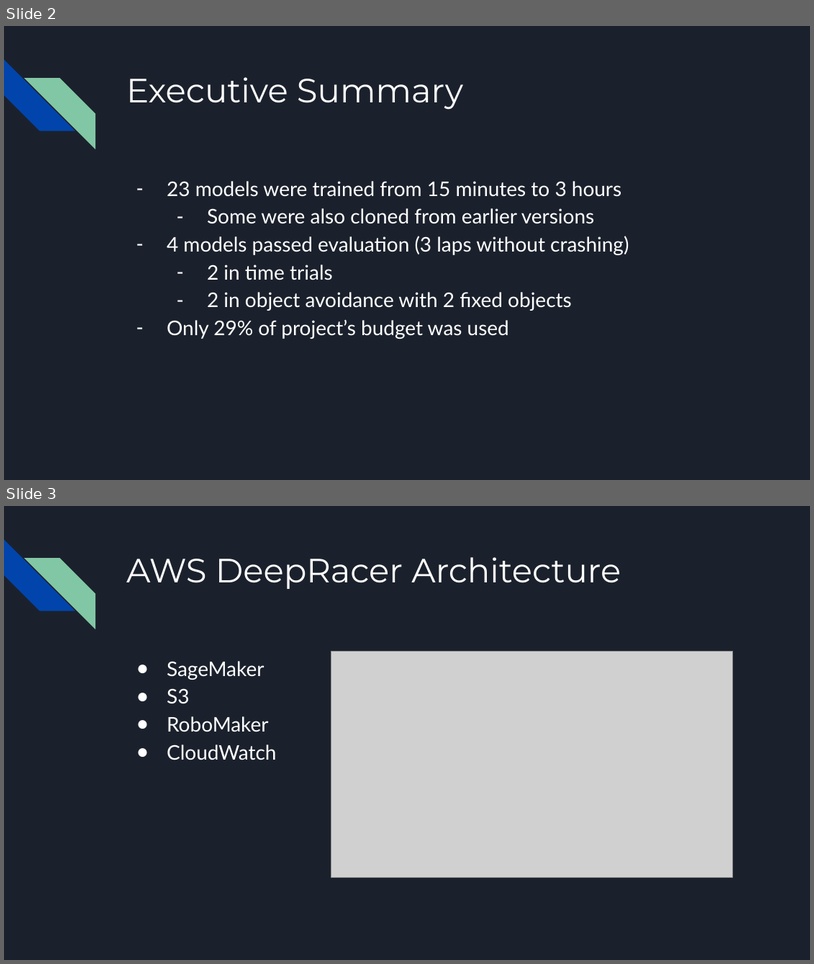
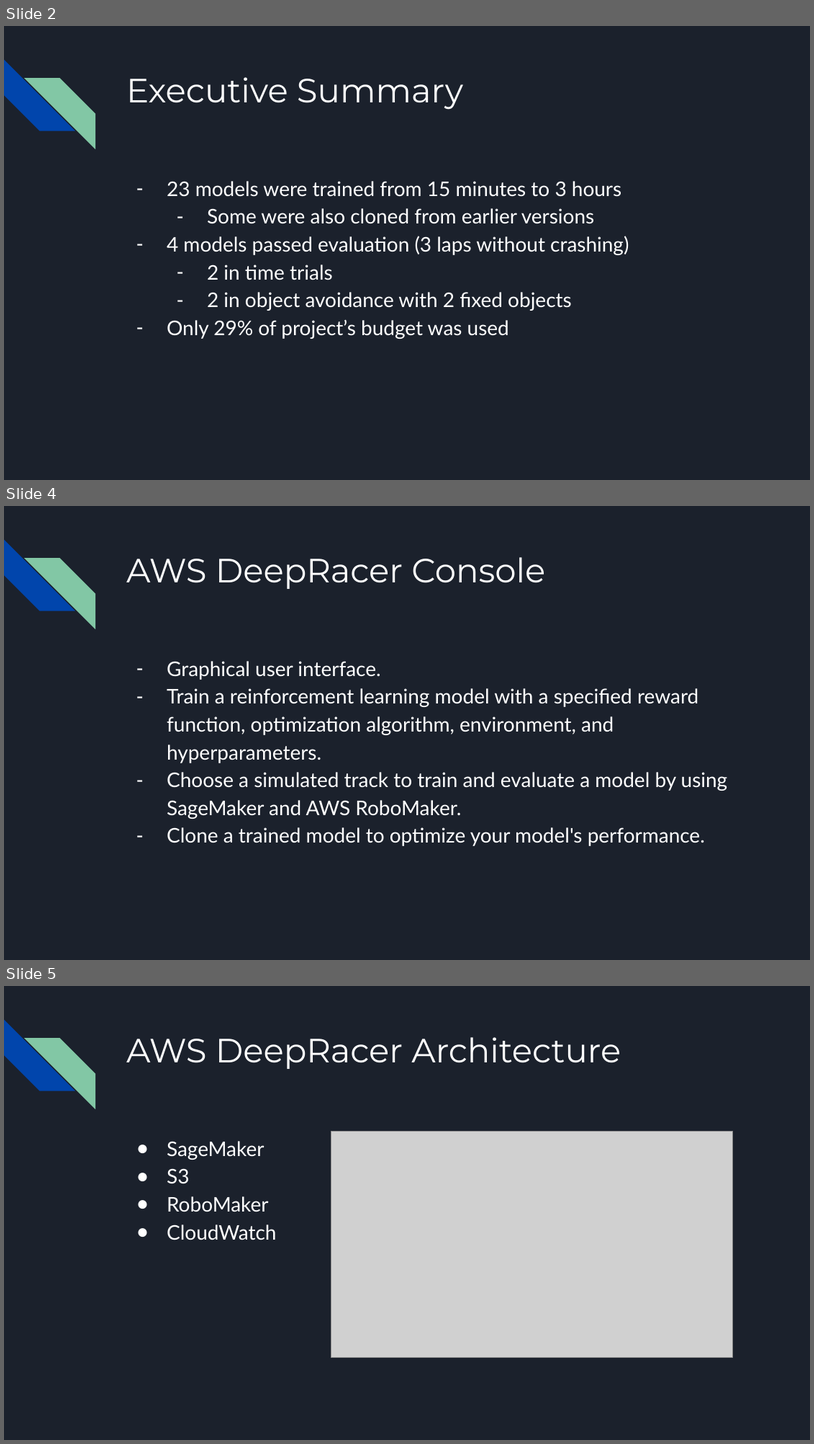
Before and after one commit to JasonCaldwellMBA/AWS_DeepRacer-Object_Avoidance, a slide deck: AWS DeepRacer Presentation.pptx. Shown one above the other, each under a label of ours: slides 2 and 3 before the commit, slides 2, 4 and 5 after it; the slides between them are not shown. The pictures are 814x964 and 814x1444 pixels, drawn with LibreOffice and Linux fonts; fonts in the diff are those of the drawing; grey boxes stand for pictures. Boxes give left, top, right and bottom in pixels: in the first picture for what was removed or moved away, otherwise in the second. Text is boxed around its words. In the diff, an @@ line names an element or a change of style, - is before the commit and + after.

```diff
--- a/AWS DeepRacer Presentation.pptx
+++ b/AWS DeepRacer Presentation.pptx
@@ slide 4 added at bbox=[4, 506, 810, 960], background #1B212C; not listed: 2 template elements that a slide beside it also shows @@
@@ title added at bbox=[126, 557, 545, 589], 30 pt, text #FFFFFF @@
+AWS DeepRacer Console
@@ text added at bbox=[167, 661, 728, 846], 18 pt, text #FFFFFF @@
+– Graphical user interface.
+– Train a reinforcement learning model with a specified reward function, optimization algorithm, environment, and hyperparameters.
+– Choose a simulated track to train and evaluate a model by using SageMaker and AWS RoboMaker.
+– Clone a trained model to optimize your model's performance.
@@ what was slide 3 is now slide 5 @@
```
Also in this commit, not shown: 1 other slide added.
